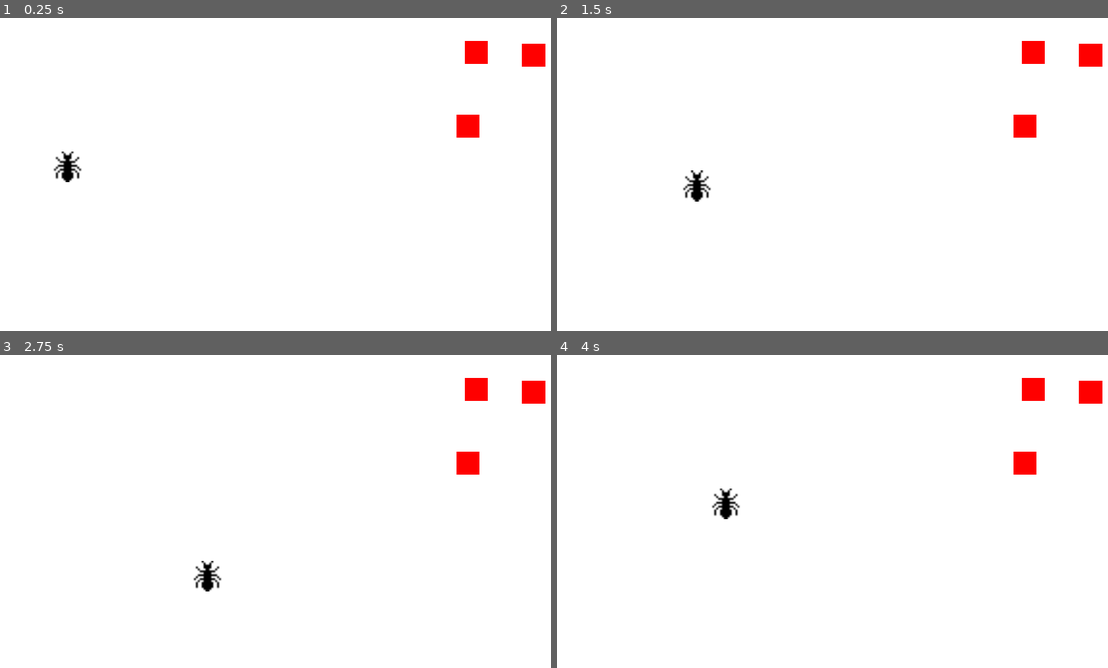
Above: before the commit, frames 1-4 (two rows, left to right).
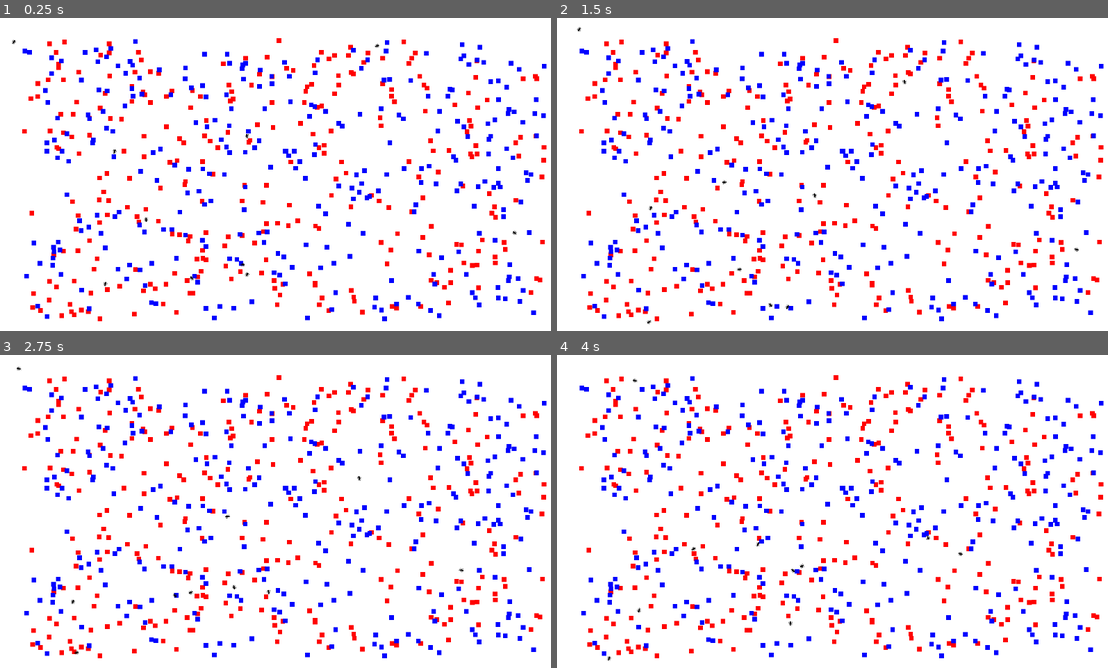
Above: after the commit, the same moments.

Repository: WhitePuppyGD/CollectiveSort
Game: Godot game, scene res://scenes/field.tscn
The game is run twice, just before and just after one commit, with the same random seed, the same clock (stepped at 60 frames per second) and the same inputs.
Inputs:
- Up to frame 1 (0.25 s): no input
- Up to frame 2 (1.5 s): hold Right (ui_right) 0.53-1.28 s; hold Down (ui_down) from 1.28 s (still down)
- Up to frame 3 (2.75 s): release Down (ui_down) at 2.03 s; hold Right (ui_right) from 2.03 s (still down)
- Up to frame 4 (4 s): release Right (ui_right) at 2.78 s; hold Up (ui_up) 2.78-3.53 s; hold Left (ui_left) from 3.53 s (still down)

The runs differ from the first frame. In frame 1, 9.1% of the frame differs, in the area x 2-100%, y 6-97%; in frame 2, 9.1%, in the area x 3-100%, y 2-98%; in frame 3, 9.1%; in frame 4, 9.1%.

Commit message:
Version avec des carrés rouges et bleus Des fourmis qui bougent Un signal envoyé à la fourmi qui entre en collision avec un carré

Diff:
--- /dev/null
+++ b/classes/Memory.gd
@@ -0,0 +1 @@
+extends Node
--- a/project.godot
+++ b/project.godot
@@ -17,8 +17,9 @@
 
 [display]
 
-window/stretch/mode="canvas_items"
-window/stretch/aspect="expand"
+window/size/viewport_width=1920
+window/size/viewport_height=1080
+window/stretch/mode="viewport"
 
 [rendering]
 
--- a/scenes/ant.gd
+++ b/scenes/ant.gd
@@ -1,23 +1,28 @@
 extends CharacterBody2D
 
+var speed = 10000  # Vitesse du personnage en pixels par seconde
+var carried_object = null
 
-var speed = 200  # Vitesse du personnage en pixels par seconde
-var carried_object = null
+func _ready() -> void:
+	rotation = _get_new_rotation()
 
 
 func _physics_process(delta: float) -> void:
+	move_ahead(delta)
 
-	var input_vector = Vector2.ZERO
-	input_vector.x = Input.get_action_strength("ui_right") - Input.get_action_strength("ui_left")
-	input_vector.y = Input.get_action_strength("ui_down") - Input.get_action_strength("ui_up")
-	input_vector = input_vector.normalized()  # Normalise le vecteur pour une vitesse constante
+func move_ahead(delta) -> void:
+	var direction = Vector2(cos(rotation - PI/2), sin(rotation - PI/2))
 
-	# Définir la vélocité du personnage
-	velocity = input_vector * speed
+	velocity = direction * speed * delta
 
-	# Déplacer le personnage en gérant les collisions
 	move_and_slide()
 
+	if is_on_wall():
+		rotation += PI
+
+func _get_new_rotation() -> float:
+	var rng := RandomNumberGenerator.new()
+	return rng.randf_range(-PI, PI)
 
 func _pick_square(body: Node2D) -> void:
 	body.get_parent().remove_child(body)
@@ -25,6 +30,30 @@
 	add_child(body)
 
 
+func _on_timer_timeout() -> void:
+
+	var rng := RandomNumberGenerator.new()
+
+	if rng.randi_range(0,9) >= 7:
+		rotation = _get_new_rotation()
+
+
+
 func _on_square_body_entered_signal(emitter: Node2D) -> void:
-	print("Signal received from ", emitter)
-	_pick_square(emitter)
+	# emitter.get_groups()[1] permet de savoir si le groupe est Red ou Blue
+	# le [0] est le groupe Squares
+	#print("Signal received from ", emitter.get_groups()[1])
+	#print("Position is ", emitter.position)
+	#_pick_square(emitter)
+	pass
+
+
+
+func get_size() -> Vector2:
+	return $Sprite2D.texture.get_size() * $Sprite2D.scale
+
+func get_width() -> int:
+	return get_size()[0]
+
+func get_height() -> int:
+	return get_size()[1]
--- a/scenes/ant.tscn
+++ b/scenes/ant.tscn
@@ -4,13 +4,20 @@
 [ext_resource type="Script" path="res://scenes/ant.gd" id="1_prexr"]
 
 [sub_resource type="CapsuleShape2D" id="CapsuleShape2D_xn5j1"]
+radius = 6.0
+height = 18.0
 
 [node name="Ant" type="CharacterBody2D"]
+motion_mode = 1
 script = ExtResource("1_prexr")
+
+[node name="Sprite2D" type="Sprite2D" parent="."]
+texture = ExtResource("1_3gwff")
 
 [node name="CollisionShape2D" type="CollisionShape2D" parent="."]
 shape = SubResource("CapsuleShape2D_xn5j1")
 
-[node name="Sprite2D" type="Sprite2D" parent="."]
-scale = Vector2(4, 4)
-texture = ExtResource("1_3gwff")
+[node name="Timer" type="Timer" parent="."]
+autostart = true
+
+[connection signal="timeout" from="Timer" to="." method="_on_timer_timeout"]
--- a/scenes/field.tscn
+++ b/scenes/field.tscn
@@ -1,7 +1,44 @@
-[gd_scene load_steps=2 format=3 uid="uid://ddx77l2wrkfyr"]
+[gd_scene load_steps=6 format=3 uid="uid://ddx77l2wrkfyr"]
 
 [ext_resource type="Script" path="res://scenes/main.gd" id="1_7ymsm"]
+
+[sub_resource type="RectangleShape2D" id="RectangleShape2D_spwlv"]
+size = Vector2(1919.5, 32)
+
+[sub_resource type="RectangleShape2D" id="RectangleShape2D_8ghqk"]
+size = Vector2(1919, 36)
+
+[sub_resource type="RectangleShape2D" id="RectangleShape2D_wlrxp"]
+size = Vector2(30.5, 1144)
+
+[sub_resource type="RectangleShape2D" id="RectangleShape2D_o5ohg"]
+size = Vector2(25, 1144)
 
 [node name="main" type="Node2D"]
 position = Vector2(20, 18)
 script = ExtResource("1_7ymsm")
+
+[node name="StaticBody2D" type="StaticBody2D" parent="."]
+
+[node name="CollisionShape2D" type="CollisionShape2D" parent="StaticBody2D"]
+position = Vector2(940.25, -34)
+shape = SubResource("RectangleShape2D_spwlv")
+
+[node name="StaticBody2D2" type="StaticBody2D" parent="."]
+
+[node name="CollisionShape2D" type="CollisionShape2D" parent="StaticBody2D2"]
+position = Vector2(940.5, 1076)
+shape = SubResource("RectangleShape2D_8ghqk")
+
+[node name="StaticBody2D3" type="StaticBody2D" parent="."]
+position = Vector2(0.06, -42)
+
+[node name="CollisionShape2D" type="CollisionShape2D" parent="StaticBody2D3"]
+position = Vector2(-36.06, 564)
+shape = SubResource("RectangleShape2D_wlrxp")
+
+[node name="StaticBody2D4" type="StaticBody2D" parent="."]
+
+[node name="CollisionShape2D" type="CollisionShape2D" parent="StaticBody2D4"]
+position = Vector2(1908, 522)
+shape = SubResource("RectangleShape2D_o5ohg")
--- a/scenes/main.gd
+++ b/scenes/main.gd
@@ -1,49 +1,60 @@
 extends Node2D
+
+@export var nb_red_squares = 300
+@export var nb_blue_squares = 300
+@export var nb_ants = 10
 
 
 # Called when the node enters the scene tree for the first time.
 func _ready() -> void:
 
-	var square_scene = preload("res://scenes/square.tscn")
+	var square_red_scene = preload("res://scenes/square_red.tscn")
+	var square_blue_scene = preload("res://scenes/square_blue.tscn")
 	var ant_scene = preload("res://scenes/ant.tscn")
 
-	_create_squares(square_scene)
-	_create_ants(ant_scene)
+	_create_squares(square_red_scene, nb_red_squares)
+	_create_squares(square_blue_scene, nb_blue_squares)
+
+	_create_ants(ant_scene, nb_ants)
 
 	_connect_signal_between_squares_and_ants()
 
 
-func _create_ants(ant_scene: PackedScene):
+func _create_ants(ant_scene: PackedScene, nb_ants: int):
 
 	var rng := RandomNumberGenerator.new()
 	var field_size = get_viewport_rect().size
 
-	var random_x = rng.randi_range(0, field_size[0])
-	var random_y = rng.randi_range(0, field_size[1])
+	for i in nb_ants:
 
-	var ant = ant_scene.instantiate()
+		var ant = ant_scene.instantiate()
 
-	ant.position = Vector2(random_x, random_y)
+		var random_x = rng.randi_range(0 + ant.get_width(), field_size[0] - ant.get_width())
+		var random_y = rng.randi_range(0 + ant.get_height(), field_size[1] - ant.get_height())
 
-	ant.add_to_group("Ants")
+		ant.position = Vector2(random_x, random_y)
 
-	#ant.rotation = rng.randf_range(-1, 1)
+		ant.add_to_group("Ants")
 
-	add_child(ant)
+		#ant.rotation = rng.randf_range(-1, 1)
 
-func _create_squares(square_scene: PackedScene):
+		add_child(ant)
+
+func _create_squares(square_scene: PackedScene, nb_squares: int) -> void:
 
 	var rng = RandomNumberGenerator.new()
 	var field_size = get_viewport_rect().size
 
-	for i in 3:
-		var random_x = rng.randi_range(0, field_size[0])
-		var random_y = rng.randi_range(0, field_size[1])
-
+	for i in nb_squares:
 		var square = square_scene.instantiate()
 
+		var random_x = rng.randi_range(0 + square.get_width() * 15, field_size[0] - square.get_width() * 15)
+		var random_y = rng.randi_range(0 + square.get_height() * 15, field_size[1] - square.get_height() * 15)
+
+		#var random_x = rng.randi_range(0 + 50, field_size[0] - 50)
+		#var random_y = rng.randi_range(0 + 50, field_size[1] - 50)
+
 		square.position = Vector2(random_x, random_y)
-		square.scale = Vector2(3,3)
 
 		square.add_to_group("Squares")
 
--- a/scenes/rigid_body_ant.tscn
+++ /dev/null
@@ -1,8 +0,0 @@
-[gd_scene load_steps=2 format=3 uid="uid://dqtbj73oktfbw"]
-
-[ext_resource type="Texture2D" uid="uid://k7lyytxtr5yf" path="res://artwork/ant.png" id="1_flbtt"]
-
-[node name="RigidBodyAnt" type="RigidBody2D"]
-
-[node name="Sprite2D" type="Sprite2D" parent="."]
-texture = ExtResource("1_flbtt")
--- a/scenes/square.gd
+++ b/scenes/square.gd
@@ -3,5 +3,15 @@
 signal body_entered_signal(emitter)
 
 func _on_body_entered(body: Node2D) -> void:
+	emit_signal("body_entered_signal", self)
 
-	emit_signal("body_entered_signal", self)
+
+
+func get_size() -> Vector2:
+	return $Sprite2D.texture.get_size() * $Sprite2D.scale
+
+func get_width() -> int:
+	return get_size()[0]
+
+func get_height() -> int:
+	return get_size()[1]
--- a/scenes/square.tscn
+++ b/scenes/square.tscn
@@ -4,14 +4,14 @@
 [ext_resource type="Texture2D" uid="uid://d33nyqf5po4rt" path="res://artwork/square.png" id="1_otr22"]
 
 [sub_resource type="RectangleShape2D" id="RectangleShape2D_f680a"]
-size = Vector2(16, 16)
+size = Vector2(4, 4)
 
 [node name="Square" type="Area2D" groups=["Squares"]]
+scale = Vector2(4, 4)
 script = ExtResource("1_20xg2")
 
 [node name="Sprite2D" type="Sprite2D" parent="."]
 modulate = Color(1, 0, 0, 1)
-scale = Vector2(4, 4)
 texture = ExtResource("1_otr22")
 
 [node name="CollisionShape2D" type="CollisionShape2D" parent="."]
--- /dev/null
+++ b/scenes/square_blue.tscn
@@ -0,0 +1,8 @@
+[gd_scene load_steps=2 format=3 uid="uid://dvppe40m7n5xk"]
+
+[ext_resource type="PackedScene" uid="uid://bxn8isq34i4vb" path="res://scenes/square.tscn" id="1_kbsg4"]
+
+[node name="Square" groups=["BlueSquares"] instance=ExtResource("1_kbsg4")]
+
+[node name="Sprite2D" parent="." index="0"]
+modulate = Color(0, 0, 1, 1)
--- /dev/null
+++ b/scenes/square_red.tscn
@@ -0,0 +1,5 @@
+[gd_scene load_steps=2 format=3 uid="uid://332843lcgdq1"]
+
+[ext_resource type="PackedScene" uid="uid://bxn8isq34i4vb" path="res://scenes/square.tscn" id="1_k2kvu"]
+
+[node name="Square" groups=["RedSquares"] instance=ExtResource("1_k2kvu")]
Not shown, added: .DS_Store
Not shown, added: scenes/.DS_Store
